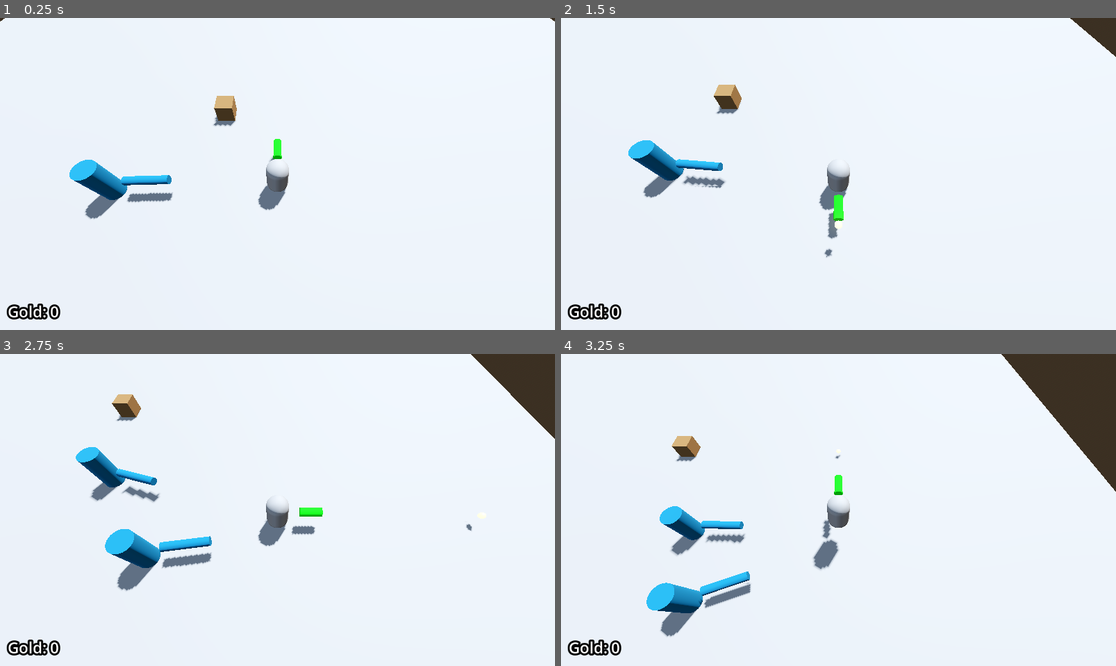
Above: before the commit, frames 1-4 (two rows, left to right).
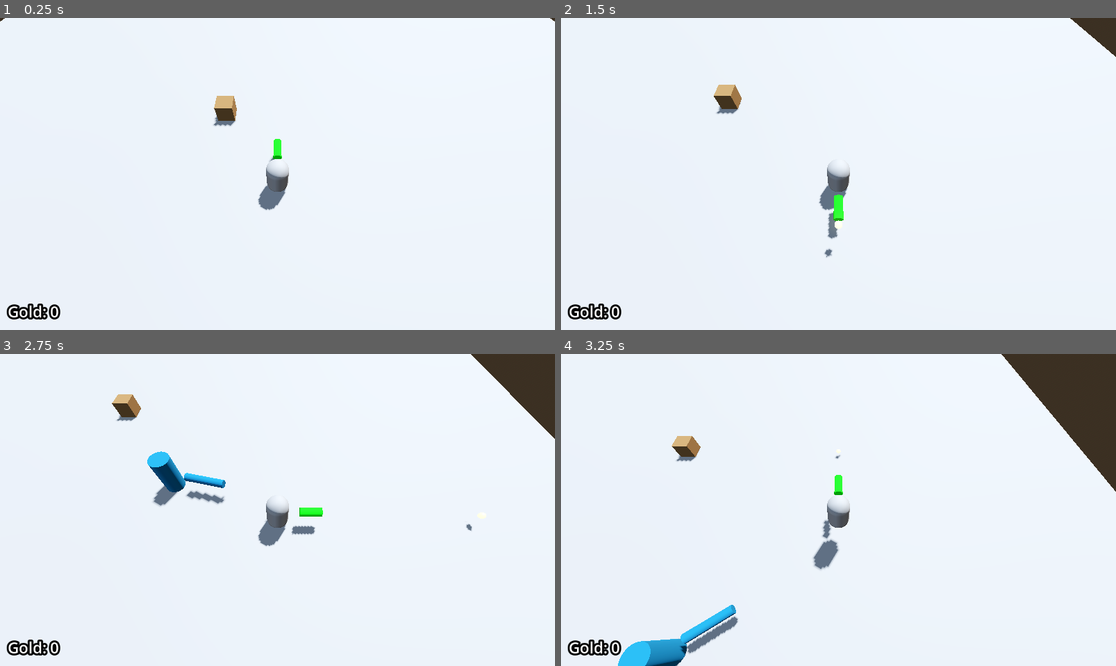
Above: after the commit, the same moments.

Repository: Ra-vanTech/ProjectBoozeArmy
Game: Godot game, scene res://Escena1_BoozeArmy.tscn
The game is run twice, just before and just after one commit, with the same random seed, the same clock (stepped at 60 frames per second) and the same inputs.
Inputs (mouse positions are in pixels of both pictures, inside the frame that each line leads up to):
- Up to frame 1 (0.25 s): no input
- Up to frame 2 (1.5 s): move the mouse to (960, 158) at 0.52 s; hold D (move_right) 0.53-1.28 s; right-click (960, 158) at 0.6 s; tap Space (jump) at 0.77 s; move the mouse to (727, 189) at 1.27 s; hold S (move_back) from 1.28 s (still down); right-click (727, 189) at 1.35 s
- Up to frame 3 (2.75 s): tap Space (jump) at 1.52 s; move the mouse to (333, 441) at 2.02 s; release S (move_back) at 2.03 s; hold D (move_right) from 2.03 s (still down); right-click (333, 441) at 2.1 s
- Up to frame 4 (3.25 s): move the mouse to (810, 572) at 2.77 s; release D (move_right) at 2.78 s; hold W (move_forward) from 2.78 s (still down); right-click (810, 572) at 2.85 s; tap Space (jump) at 3.02 s

The runs differ from the first frame. In frame 1, 1.5% of the frame differs, in the area x 12-32%, y 45-65%; in frame 2, 1.3%; in frame 3, 3.8%; in frame 4, 4.2%, in the area x 10-35%, y 48-100%.

Commit message:
[perf] Cambio de CSGBox a Mesh

Diff:
--- a/Escena1_BoozeArmy.tscn
+++ b/Escena1_BoozeArmy.tscn
@@ -19,6 +19,11 @@
 tonemap_mode = 2
 glow_enabled = true
 
+[sub_resource type="BoxMesh" id="BoxMesh_f7pk7"]
+
+[sub_resource type="ConvexPolygonShape3D" id="ConvexPolygonShape3D_f7pk7"]
+points = PackedVector3Array(-0.5, -0.5, -0.5, 0.5, 0.5, 0.5, 0.5, -0.5, 0.5, 0.5, 0.5, -0.5, -0.5, 0.5, 0.5, 0.5, -0.5, -0.5, -0.5, -0.5, 0.5, -0.5, 0.5, -0.5)
+
 [node name="Node3D" type="Node3D" unique_id=1896586967]
 
 [node name="WorldEnvironment" type="WorldEnvironment" parent="." unique_id=438880227]
@@ -28,10 +33,14 @@
 transform = Transform3D(-0.8660254, -0.43301278, 0.25, 0, 0.49999997, 0.86602545, -0.50000006, 0.75, -0.43301266, 0, 0, 0)
 shadow_enabled = true
 
-[node name="Floor" type="CSGBox3D" parent="." unique_id=1217115380]
-transform = Transform3D(1, 0, 0, 0, 1, 0, 0, 0, 1, 0, -0.5, 0)
-use_collision = true
-size = Vector3(50, 1, 50)
+[node name="Floor" type="MeshInstance3D" parent="." unique_id=1628345277]
+transform = Transform3D(50, 0, 0, 0, 1, 0, 0, 0, 50, 0, -0.5, 0)
+mesh = SubResource("BoxMesh_f7pk7")
+
+[node name="StaticBody3D" type="StaticBody3D" parent="Floor" unique_id=1998836954]
+
+[node name="CollisionShape3D" type="CollisionShape3D" parent="Floor/StaticBody3D" unique_id=616073635]
+shape = SubResource("ConvexPolygonShape3D_f7pk7")
 
 [node name="Player_test" parent="." unique_id=54499108 instance=ExtResource("1_m2amp")]
 
@@ -48,9 +57,6 @@
 
 [node name="MainUi" parent="." unique_id=1531797009 instance=ExtResource("5_7d05b")]
 
-[node name="Enemy" parent="." unique_id=1268067690 instance=ExtResource("6_7d05b")]
-transform = Transform3D(1, 0, 0, 0, 1, 0, 0, 0, 1, -8.493926, 1, 0.25862312)
-
 [node name="EnemySpawner" parent="." unique_id=2036019453 node_paths=PackedStringArray("difficulty_manager") instance=ExtResource("7_f7pk7")]
 enemy = ExtResource("6_7d05b")
 difficulty_manager = NodePath("../DifficultyManager")
